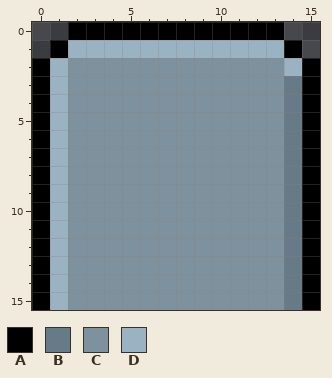
Pixel-art file, stored at assets/sprites/tab-on.aseprite. Above, as it was before the edit.
16x16 pixels, 1 frame.
Palette (. is transparent): A #000000  B #667a87  C #7d929e  D #99b3c2
Pixels before, first column x 0:
 0 ..AAAAAAAAAAAA..
 1 .ADDDDDDDDDDDDA.
 2 ADCCCCCCCCCCCCDA
 3 ADCCCCCCCCCCCCBA
 4 ADCCCCCCCCCCCCBA
 5 ADCCCCCCCCCCCCBA
 6 ADCCCCCCCCCCCCBA
 7 ADCCCCCCCCCCCCBA
 8 ADCCCCCCCCCCCCBA
 9 ADCCCCCCCCCCCCBA
10 ADCCCCCCCCCCCCBA
11 ADCCCCCCCCCCCCBA
12 ADCCCCCCCCCCCCBA
13 ADCCCCCCCCCCCCBA
14 ADCCCCCCCCCCCCBA
15 ADCCCCCCCCCCCCBA
New version:
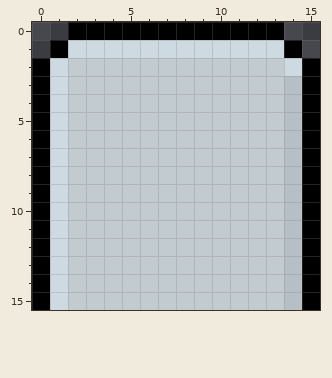
Difference:
colour B: #667a87 -> #b6bfc5
colour C: #7d929e -> #c1cbd0
colour D: #99b3c2 -> #cedae2
Boxes around the changes in both pictures, in picture pixels (x1, y1, x2, y2):
changed: (50, 40, 302, 310)
